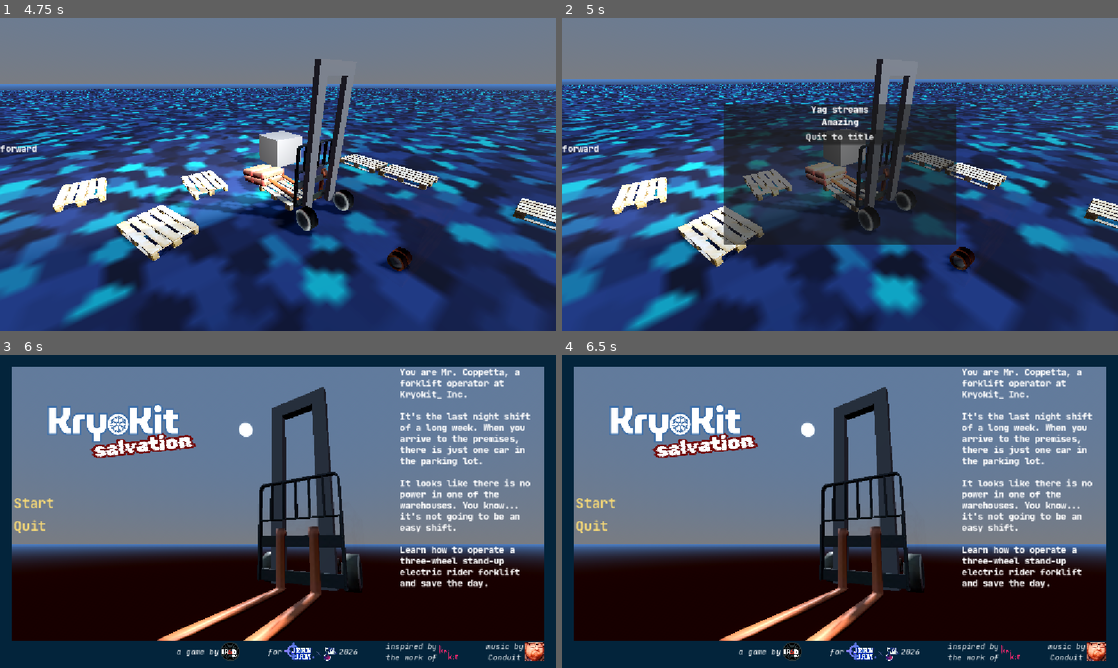
Above: before the commit, frames 1-4 (two rows, left to right).
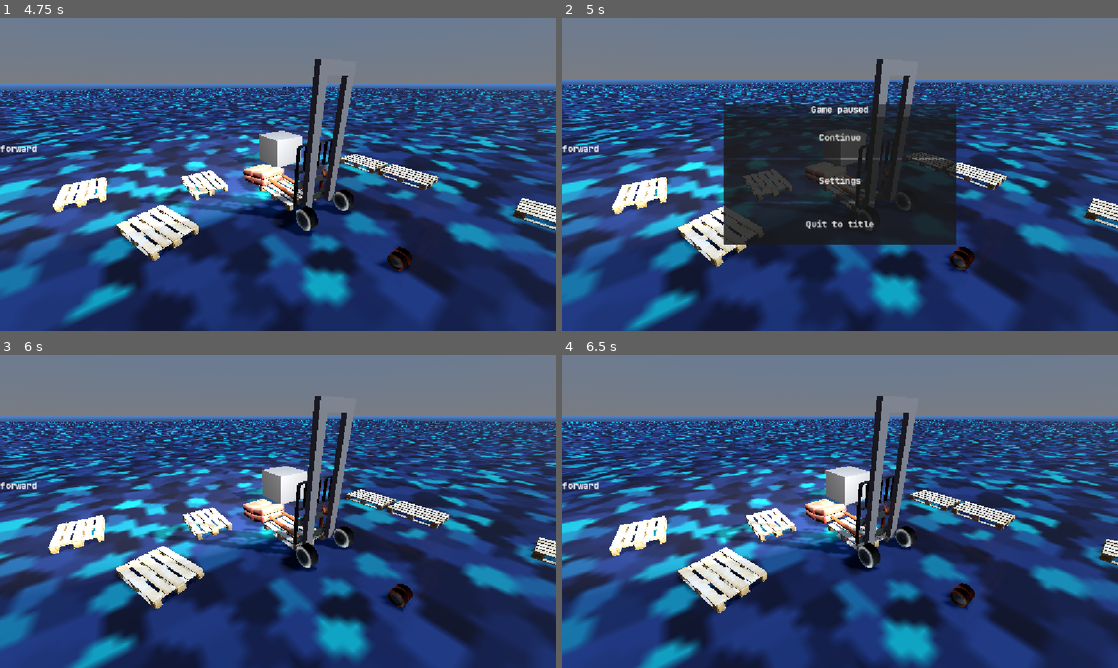
Above: after the commit, the same moments.

Repository: iRadEntertainment/kryokit-salvation
Game: Godot game, scene res://scenes/main_menu.tscn
Two runs of this game, one before a commit and one after it. Both use one fixed random seed, a clock stepped at 60 frames per second and the inputs below.
Inputs (mouse positions are in pixels of both pictures, inside the frame that each line leads up to):
- Up to frame 1 (4.75 s): click "Start" at 0.5 s; move the mouse to (305, 174) at 1.27 s; hold W (forward) from 1.28 s (still down); tap one key every 0.75 s from 1.35 s: E (lift_fork) Q (lower_fork) C (shrink_fork) V (widen_fork) E (lift_fork); move the mouse to (250, 174) at 2.02 s; move the mouse to (289, 168) at 2.77 s; move the mouse to (272, 180) at 3.52 s; move the mouse to (316, 177) at 4.27 s
- Up to frame 2 (5 s): keep holding W (forward); tap Escape (ui_cancel) at 4.9 s
- Up to frame 3 (6 s): release W (forward) at 5 s; click (278, 517) at 5 s, where only the run after the commit has a clickable "Settings"; click (278, 473) at 5.75 s, where only the run after the commit has a clickable "Continue"
- Up to frame 4 (6.5 s): no input

Frame 1 is identical in both runs. In frame 2, 7.2% of the frame differs, in the area x 29-71%, y 28-73%; in frame 3, 83%; in frame 4, 84%, in the area x 0-100%, y 0-100%.

Commit message:
:bug: web build pause menu ESC input and mouse capture fix

Diff:
--- /dev/null
+++ b/default_bus_layout.tres
@@ -0,0 +1,21 @@
+[gd_resource type="AudioBusLayout" format=3 uid="uid://cr1kg4urwvyq1"]
+
+[resource]
+bus/1/name = &"SFX"
+bus/1/solo = false
+bus/1/mute = false
+bus/1/bypass_fx = false
+bus/1/volume_db = 0.0
+bus/1/send = &"Master"
+bus/2/name = &"Music"
+bus/2/solo = false
+bus/2/mute = false
+bus/2/bypass_fx = false
+bus/2/volume_db = 0.0
+bus/2/send = &"Master"
+bus/3/name = &"UI"
+bus/3/solo = false
+bus/3/mute = false
+bus/3/bypass_fx = false
+bus/3/volume_db = 0.0
+bus/3/send = &"Master"
--- a/instances/GUI/in_game_menu.gd
+++ b/instances/GUI/in_game_menu.gd
@@ -6,8 +6,13 @@
 
 
 func _input(event: InputEvent) -> void:
-	if event.is_action_pressed(&"ui_cancel"):
+	if event.is_action_pressed(&"ui_cancel") or \
+			event.is_action_pressed(&"pause_game"):
 		visible = !visible
+	if OS.has_feature("web"):
+		if event is InputEventMouseButton:
+			if not visible:
+				Input.mouse_mode = Input.MOUSE_MODE_CAPTURED
 
 
 func _on_visibility_changed() -> void:
@@ -19,11 +24,15 @@
 		Mng.game.process_mode = Node.PROCESS_MODE_INHERIT
 
 
-#func toggle_mouse_mode() -> void:
-	#if Input.mouse_mode == Input.MOUSE_MODE_CAPTURED:
-		#Input.mouse_mode = Input.MOUSE_MODE_VISIBLE
-	#else:
-		#Input.mouse_mode = Input.MOUSE_MODE_CAPTURED
+func _on_btn_continue_pressed() -> void:
+	if OS.has_feature("web"):
+		Input.mouse_mode = Input.MOUSE_MODE_CAPTURED
+	hide()
+
+
+func _on_btn_settings_pressed() -> void:
+	# TODO
+	pass # Replace with function body.
 
 
 func _on_btn_quit_to_title_pressed() -> void:
--- a/instances/GUI/in_game_menu.tscn
+++ b/instances/GUI/in_game_menu.tscn
@@ -30,15 +30,27 @@
 [node name="VBoxContainer" type="VBoxContainer" parent="PanelContainer" unique_id=1698257352]
 layout_mode = 2
 
-[node name="Label" type="Label" parent="PanelContainer/VBoxContainer" unique_id=753380795]
+[node name="lb" type="Label" parent="PanelContainer/VBoxContainer" unique_id=753380795]
 layout_mode = 2
-text = "Yag streams
-Amazing"
+text = "Game paused"
 horizontal_alignment = 1
+
+[node name="btn_continue" type="Button" parent="PanelContainer/VBoxContainer" unique_id=1874178441]
+layout_mode = 2
+size_flags_vertical = 3
+text = "Continue"
+
+[node name="btn_settings" type="Button" parent="PanelContainer/VBoxContainer" unique_id=1641894270]
+layout_mode = 2
+size_flags_vertical = 3
+text = "Settings"
 
 [node name="btn_quit_to_title" type="Button" parent="PanelContainer/VBoxContainer" unique_id=974487538]
 layout_mode = 2
+size_flags_vertical = 3
 text = "Quit to title"
 
 [connection signal="visibility_changed" from="." to="." method="_on_visibility_changed"]
+[connection signal="pressed" from="PanelContainer/VBoxContainer/btn_continue" to="." method="_on_btn_continue_pressed"]
+[connection signal="pressed" from="PanelContainer/VBoxContainer/btn_settings" to="." method="_on_btn_settings_pressed"]
 [connection signal="pressed" from="PanelContainer/VBoxContainer/btn_quit_to_title" to="." method="_on_btn_quit_to_title_pressed"]
--- a/project.godot
+++ b/project.godot
@@ -20,6 +20,10 @@
 boot_splash/image="uid://eaayxbbjpfm5"
 config/icon="uid://bin83j1xgywn4"
 boot_splash/minimum_display_time=3000
+
+[audio]
+
+buses/default_bus_layout="uid://cr1kg4urwvyq1"
 
 [autoload]
 
@@ -103,6 +107,11 @@
 "events": [Object(InputEventKey,"resource_local_to_scene":false,"resource_name":"","device":-1,"window_id":0,"alt_press …(192 unchanged characters)…
 ]
 }
+pause_game={
+"deadzone": 0.2,
+"events": [Object(InputEventKey,"resource_local_to_scene":false,"resource_name":"","device":-1,"window_id":0,"alt_pressed":false,"shift_pressed":false,"ctrl_pressed":false,"meta_pressed":false,"pressed":false,"keycode":0,"physical_keycode":80,"key_label":0,"unicode":112,"location":0,"echo":false,"script":null)
+]
+}
 
 [layer_names]
 
--- a/scenes/main_menu.gd
+++ b/scenes/main_menu.gd
@@ -7,7 +7,8 @@
 
 func _ready() -> void:
 	btn_quit.visible = not OS.has_feature("web")
-	#Aud.play_mus_title()
+	if OS.is_debug_build():
+		Aud.play_mus_title()
 
 
 func _on_btn_start_pressed() -> void:
Not shown, added: export_presets.cfg
